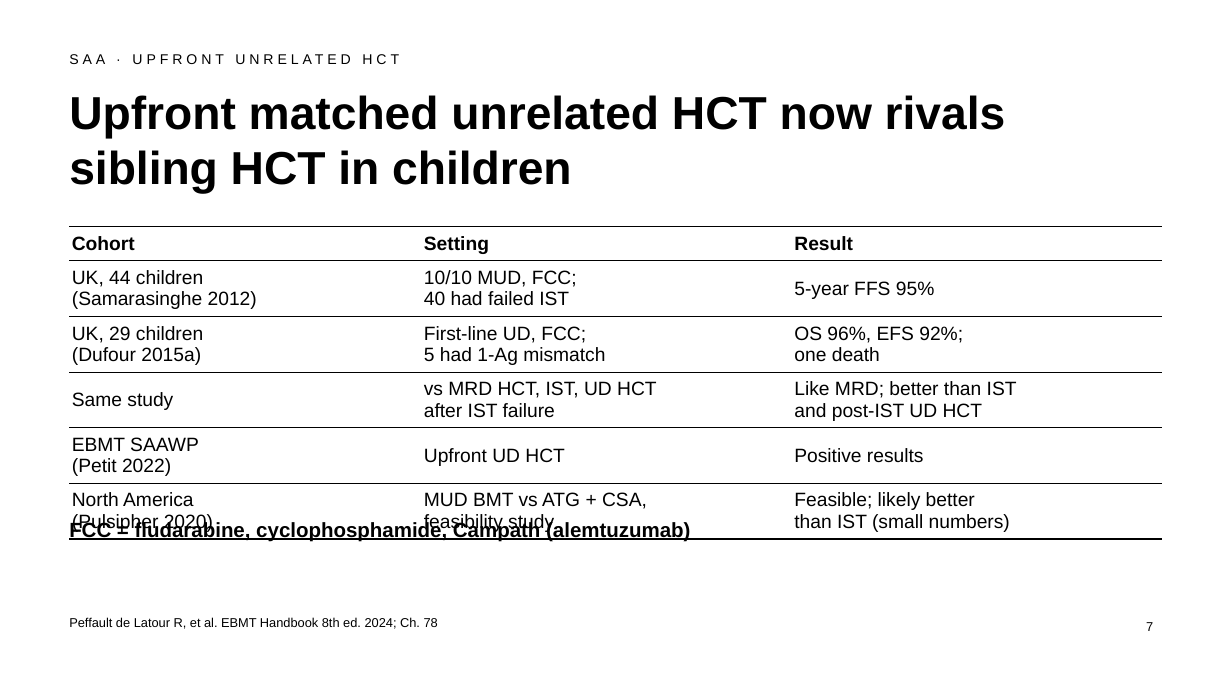
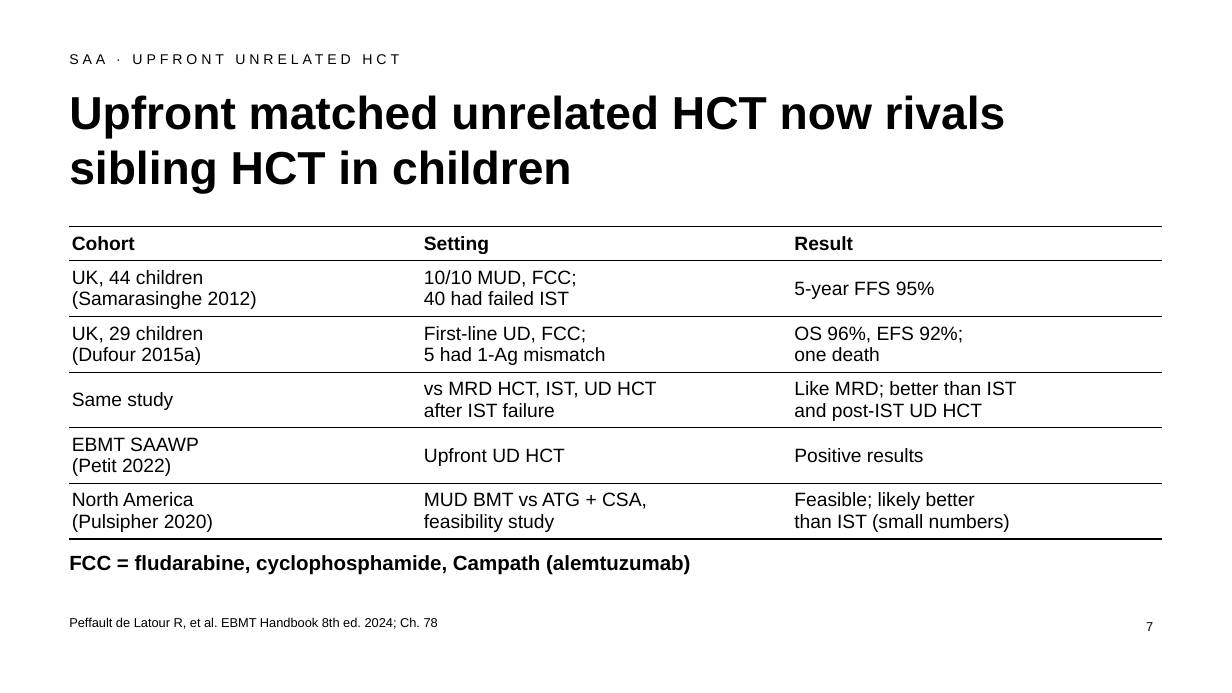
Before and after one commit to htlin222/ebmt-handbook-skill, a slide deck: slide 7 of slides/decks/s25-aplastic-anaemia-ibmfs.pptx. Drawn at 1232x693 pixels with LibreOffice and Linux fonts; fonts in the diff are those of the drawing. Boxes give left, top, right and bottom in pixels: in the first picture for what was removed or moved away, otherwise in the second. Text is boxed around its words. In the diff, an @@ line names an element or a change of style, - is before the commit and + after.

```diff
--- a/slides/decks/s25-aplastic-anaemia-ibmfs.pptx
+++ b/slides/decks/s25-aplastic-anaemia-ibmfs.pptx
@@ text "FCC = fludarabine, cyclophosphamide, Campath ...": place and size @@
-text "FCC = fludarabine, cyclophosphamide, Campath ..." at box(69, 521, 690, 542)
+text "FCC = fludarabine, cyclophosphamide, Campath ..." at box(69, 555, 690, 575)
```
Also in this commit, not shown: 5 other slides changed, 2 slides removed, 22 other files.
